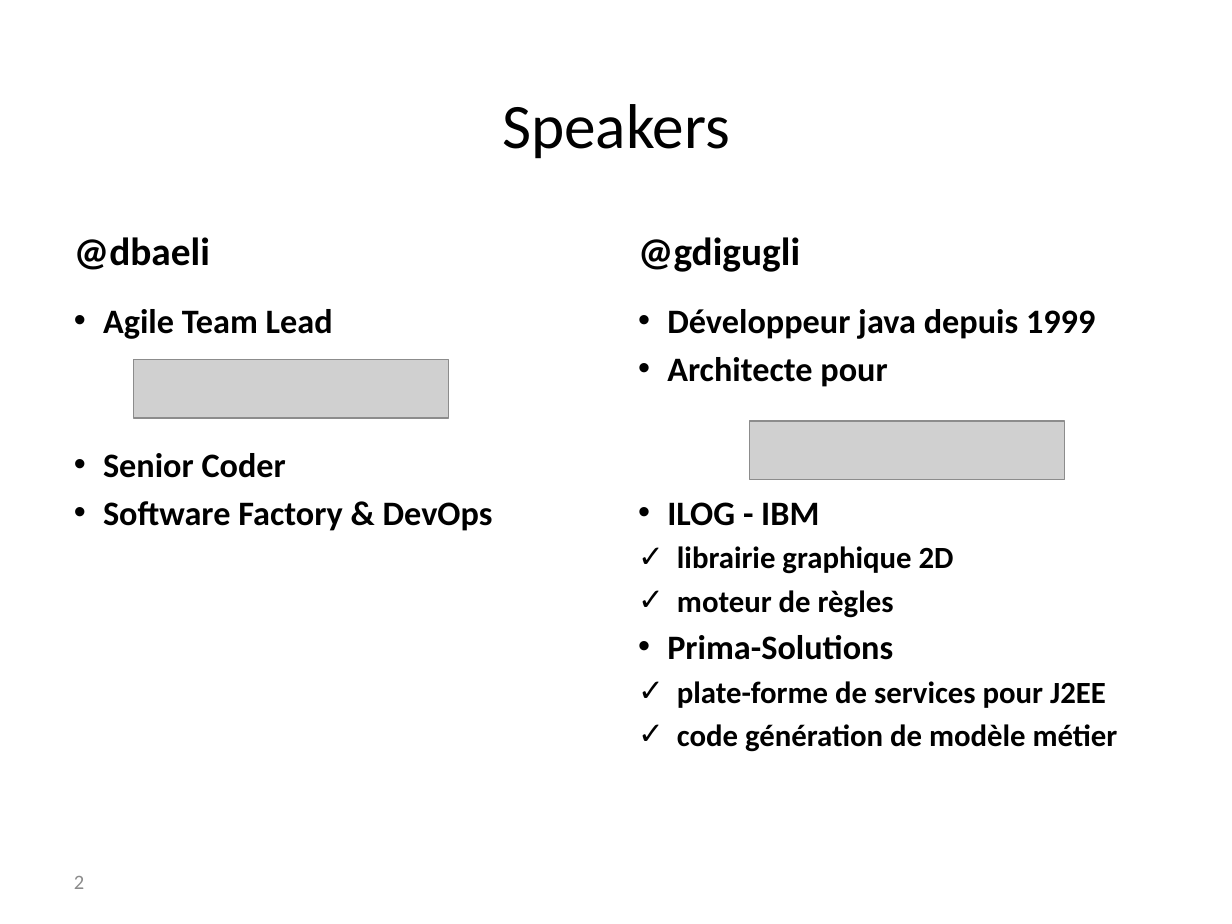
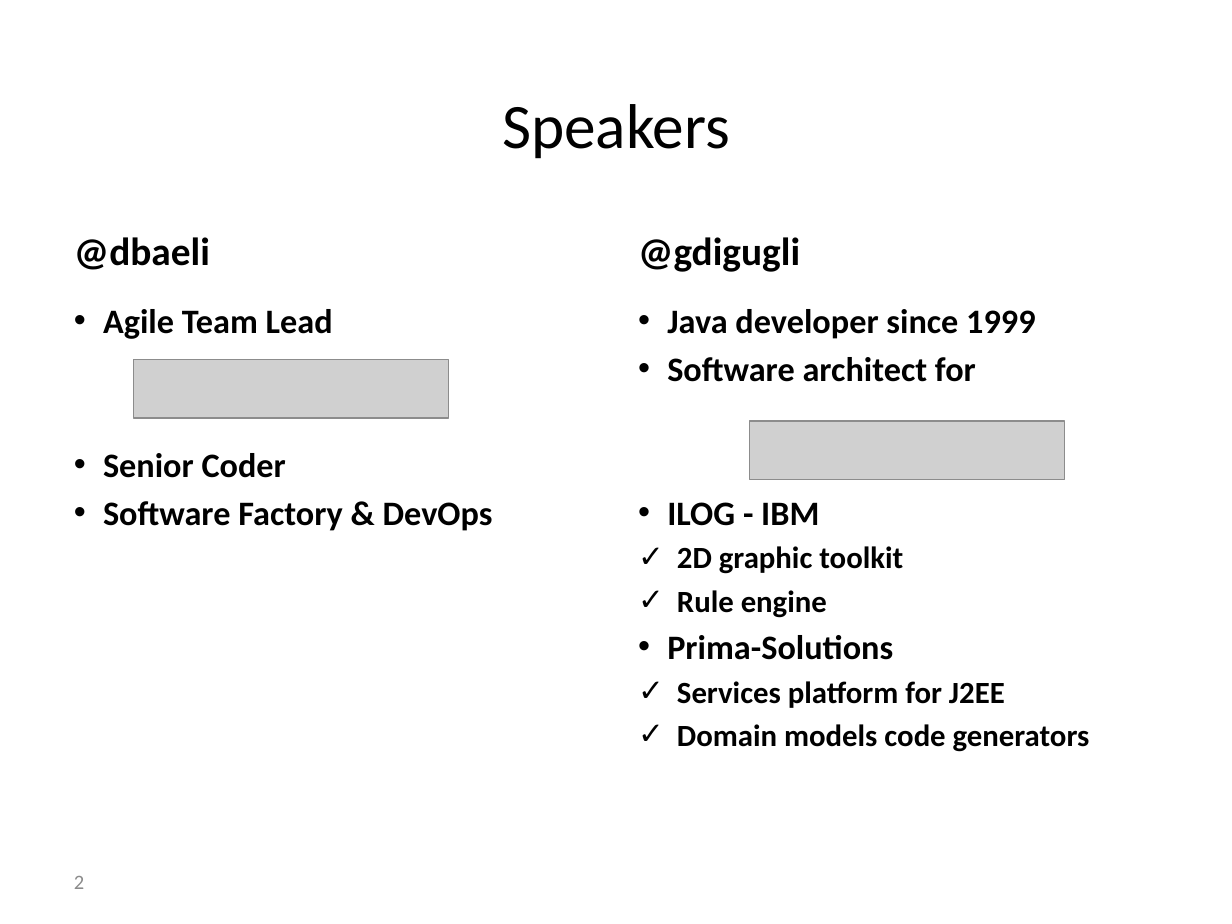
Before and after one commit to dbaeli/ez18n, a slide deck: slide 2 of ez18n-slides/javaone-2012/ez18n_javaone2012.pptx. Drawn at 1232x924 pixels with LibreOffice and Linux fonts; fonts in the diff are those of the drawing; grey boxes stand for pictures; background and template pictures are left out. Boxes give left, top, right and bottom in pixels: in the first picture for what was removed or moved away, otherwise in the second. Text is boxed around its words. In the diff, an @@ line names an element or a change of style, - is before the commit and + after.

```diff
--- a/ez18n-slides/javaone-2012/ez18n_javaone2012.pptx
+++ b/ez18n-slides/javaone-2012/ez18n_javaone2012.pptx
@@ text at bbox=[667, 309, 1035, 382]: text changed @@
-• Développeur java depuis 1999
-• Architecte pour
+• Java developer since 1999
+• Software architect for
@@ text at bbox=[677, 546, 903, 618]: text changed @@
-  ✓ librairie graphique 2D
-  ✓ moteur de règles
+  ✓ 2D graphic toolkit
+  ✓ Rule engine
@@ text at bbox=[677, 681, 1090, 752]: text changed @@
-  ✓ plate-forme de services pour J2EE
-  ✓ code génération de modèle métier
+  ✓ Services platform for J2EE
+  ✓ Domain models code generators
```
Also in this commit, not shown: 10 other slides changed, 8 other files.
